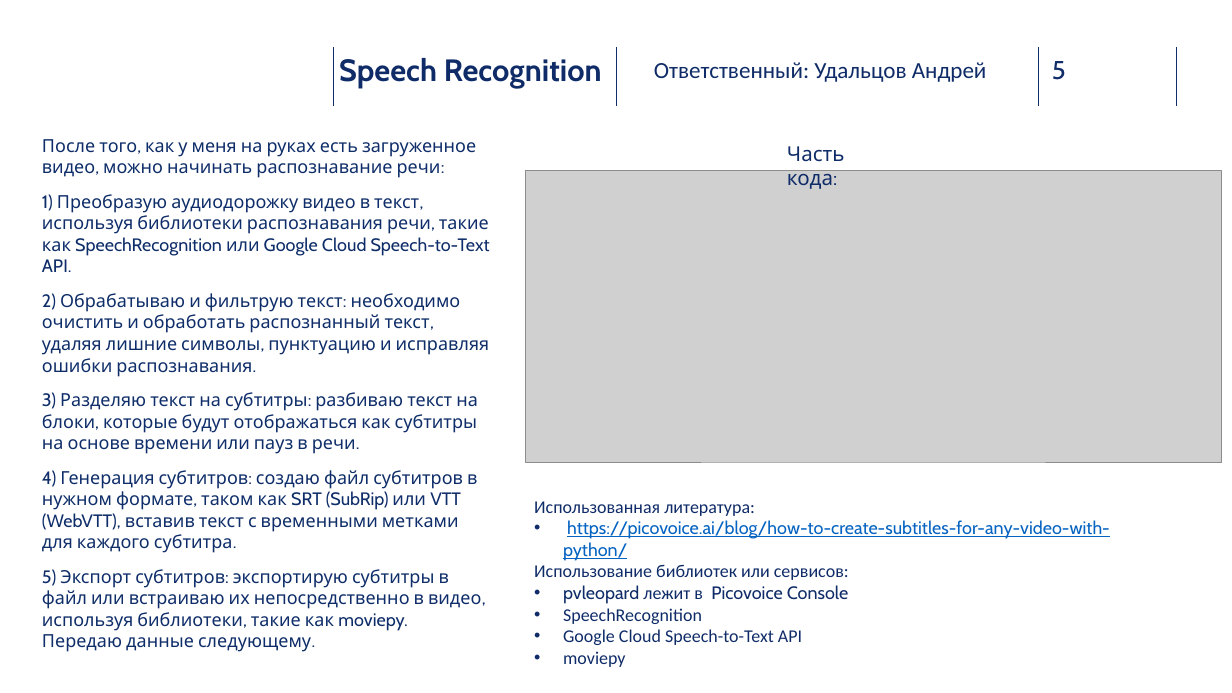
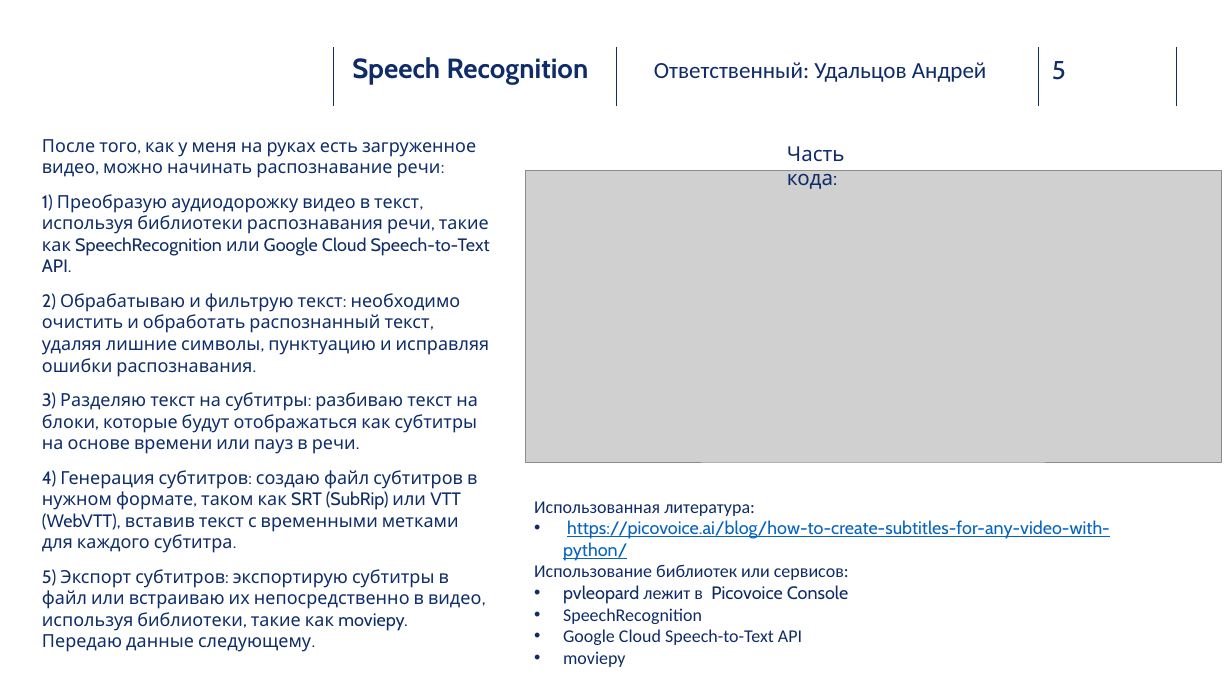
Before and after one commit to uandr/PyProject_get_subtitles, a slide deck: slide 5 of Python_Project_subtitles.pptx. Drawn at 1232x693 pixels with LibreOffice and Linux fonts; fonts in the diff are those of the drawing; grey boxes stand for pictures; background and template pictures are left out. Boxes give left, top, right and bottom in pixels: in the first picture for what was removed or moved away, otherwise in the second. Text is boxed around its words. In the diff, an @@ line names an element or a change of style, - is before the commit and + after.

```diff
--- a/Python_Project_subtitles.pptx
+++ b/Python_Project_subtitles.pptx
@@ title "Speech Recognition" at [352, 57, 589, 85]: size 24 to 21.6 pt @@
```
Also in this commit, not shown: 2 other slides changed, 1 slide added, 2 slides removed.
